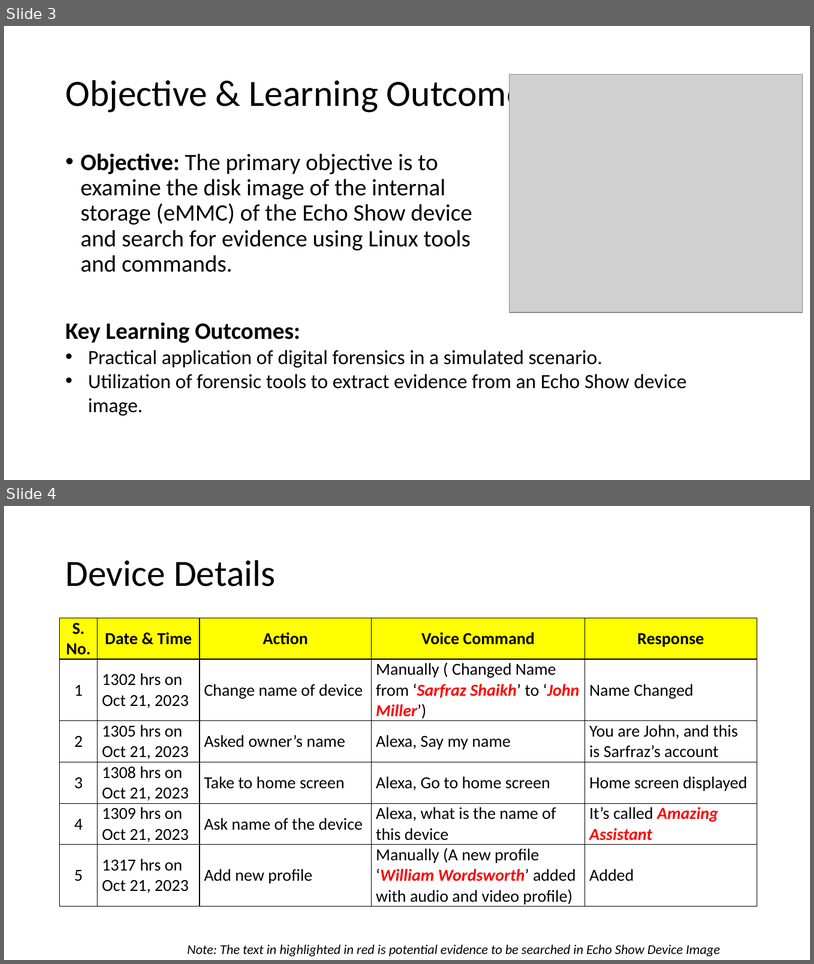
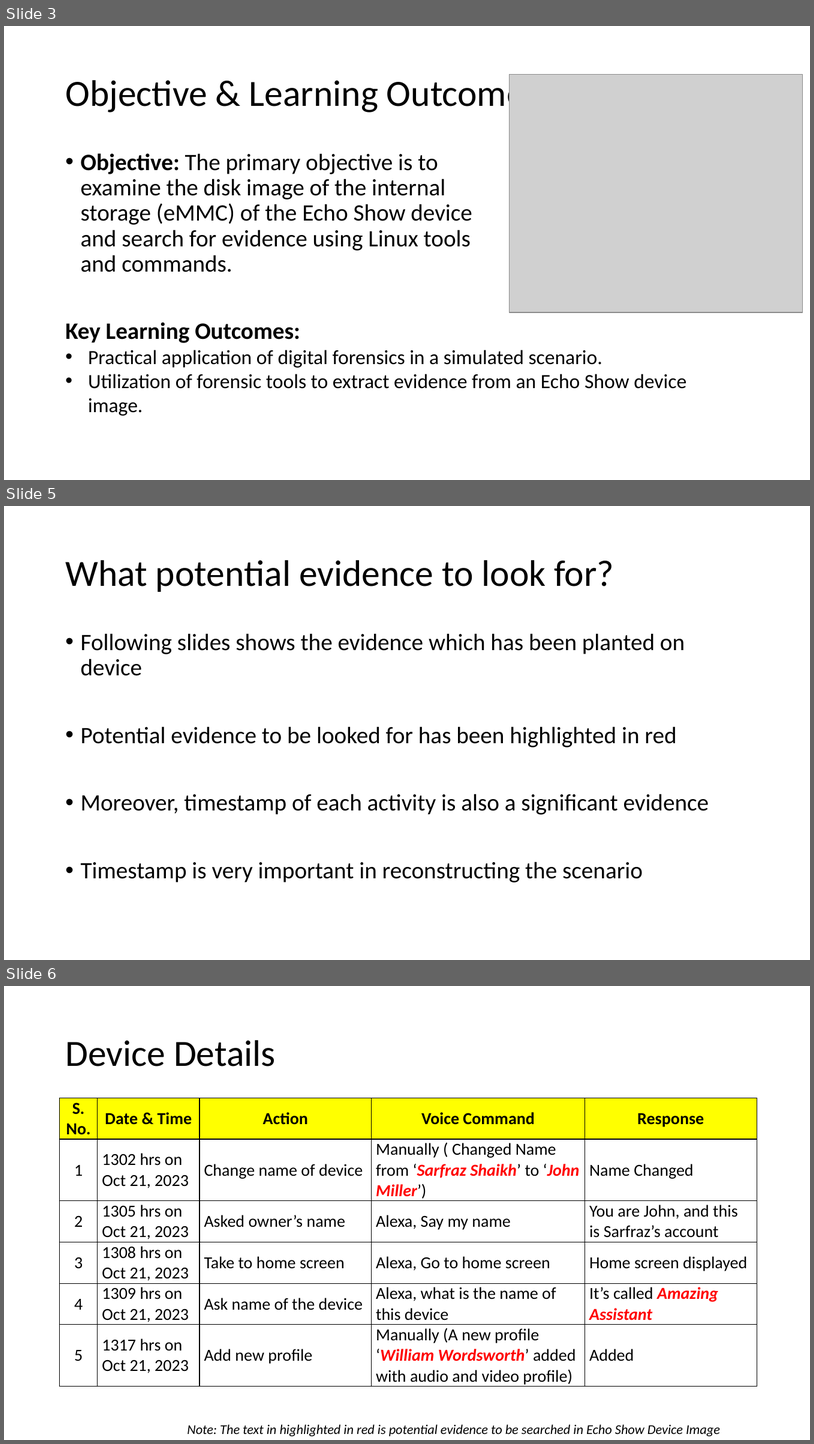
Before and after one commit to frankwxu/digital-forensics-lab, a slide deck: Echo_Device/ppts/1_Echo_Show_Evidence_Planting.pptx. Shown one above the other, each under a label of ours: slides 3 and 4 before the commit, slides 3, 5 and 6 after it; the slides between them are not shown. The pictures are 814x964 and 814x1444 pixels, drawn with LibreOffice and Linux fonts; fonts in the diff are those of the drawing; grey boxes stand for pictures; background and template pictures are left out. Boxes give left, top, right and bottom in pixels: in the first picture for what was removed or moved away, otherwise in the second. Text is boxed around its words. In the diff, an @@ line names an element or a change of style, - is before the commit and + after.

```diff
--- a/Echo_Device/ppts/1_Echo_Show_Evidence_Planting.pptx
+++ b/Echo_Device/ppts/1_Echo_Show_Evidence_Planting.pptx
@@ slide 5 added at <box>4,506,810,960</box>, background #FFFFFF @@
@@ title added at <box>65,560,614,592</box>, 44 pt, text #000000 @@
+What potential evidence to look for?
@@ text added at <box>81,633,710,882</box>, 28 pt, text #000000 @@
+• Following slides shows the evidence which has been planted on device
+• Potential evidence to be looked for has been highlighted in red
+• Moreover, timestamp of each activity is also a significant evidence
+• Timestamp is very important in reconstructing the scenario
@@ what was slide 4 is now slide 6 @@
```
Also in this commit, not shown: 10 slides changed, 2 other slides added, 3 other files.
